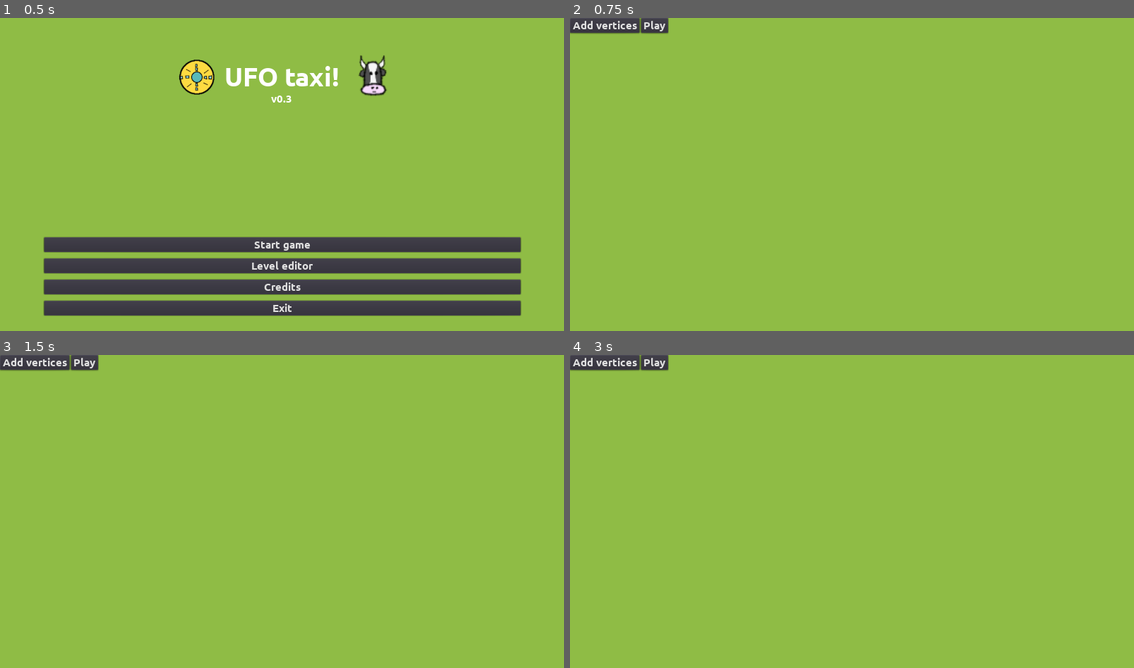
Above: before the commit, frames 1-4 (two rows, left to right).
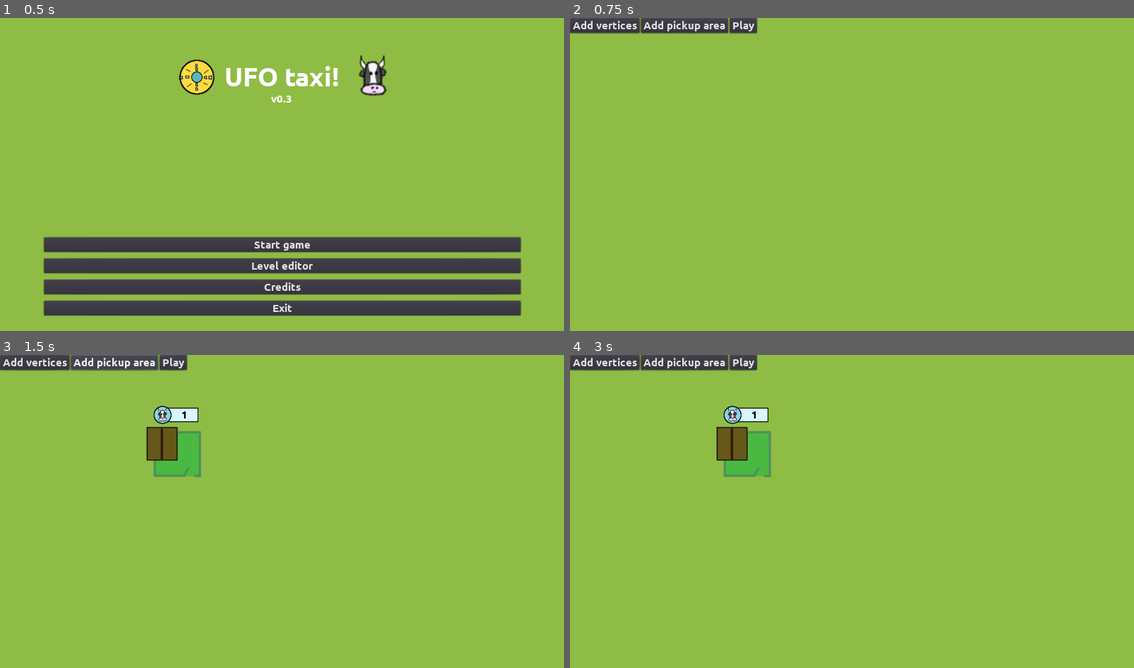
Above: after the commit, the same moments.

Repository: moisesjbc/ufo-taxi
Game: Godot game, scene res://menus/main_menu/main_menu.tscn
The game is run twice, just before and just after one commit, with the same random seed, the same clock (stepped at 60 frames per second) and the same inputs.
Inputs (mouse positions are in pixels of both pictures, inside the frame that each line leads up to):
- Up to frame 1 (0.5 s): no input
- Up to frame 2 (0.75 s): click "Level editor" at 0.5 s
- Up to frame 3 (1.5 s): click (112, 361) at 1.25 s, where only the run after the commit has a clickable "Add pickup area"
- Up to frame 4 (3 s): click "Play" at 2 s; click "Return to level editor" at 2.75 s

Frame 1 is identical in both runs. In frame 2, 0.9% of the frame differs, in the area x 13-34%, y 0-6%; in frame 3, 2.7%, in the area x 12-36%, y 0-39%; in frame 4, 2.7%.
Error in both runs: Invalid get index '0' (on base: 'Array'). (res://gameplay/player/player.gd:20)

Commit message:
Added button to level editor for adding pickup areas

Diff:
--- a/godot-project/level_editor/main/level_editor.tscn
+++ b/godot-project/level_editor/main/level_editor.tscn
@@ -34,9 +34,15 @@
 margin_bottom = 34.0
 text = "Clear vertices"
 
+[node name="add_pickup_area_button" type="Button" parent="state_machine/idle/tools_container"]
+margin_left = 338.0
+margin_right = 536.0
+margin_bottom = 34.0
+text = "Add pickup area"
+
 [node name="play_button" type="Button" parent="state_machine/idle/tools_container"]
-margin_left = 338.0
-margin_right = 399.0
+margin_left = 540.0
+margin_right = 601.0
 margin_bottom = 34.0
 text = "Play"
 
@@ -53,7 +59,10 @@
 }
 
 [node name="path" parent="." instance=ExtResource( 6 )]
+
+[node name="pickup_areas_container" type="Node2D" parent="."]
 [connection signal="pressed" from="state_machine/idle/tools_container/add_vertices_button" to="state_machine/idle" method="_on_add_vertices_button_pressed"]
 [connection signal="pressed" from="state_machine/idle/tools_container/clear_vertices_button" to="state_machine/idle" method="_on_clear_vertices_button_pressed"]
+[connection signal="pressed" from="state_machine/idle/tools_container/add_pickup_area_button" to="state_machine/idle" method="_on_add_pickup_area_button_pressed"]
 [connection signal="pressed" from="state_machine/idle/tools_container/play_button" to="state_machine/idle" method="_on_play_button_pressed"]
 [connection signal="pressed" from="state_machine/add_vertices/add_vertices_exit_button" to="state_machine/add_vertices" method="_on_add_vertices_exit_button_pressed"]
--- a/godot-project/level_editor/main/state_machine/idle.gd
+++ b/godot-project/level_editor/main/state_machine/idle.gd
@@ -2,6 +2,7 @@
 
 var state_machine = null
 var level_editor = null
+var pickup_area_scene = preload('res://gameplay//pickup_area/pickup_area.tscn')
 
 func start():
 	$tools_container.visible = true
@@ -20,6 +21,15 @@
 
 func _on_clear_vertices_button_pressed():
 	level_editor.get_node('path').remove_all_nodes()
+
+
+func _on_add_pickup_area_button_pressed():
+	var pickup_area = pickup_area_scene.instance()
+	level_editor.get_node('pickup_areas_container').add_child(pickup_area)
+	pickup_area.global_position = Vector2(OS.window_size.x / 2.0, OS.window_size.y / 2.0)
+
+	# Set every pickup_area on a different "layer" so we can select always one maximum.
+	pickup_area.z_index = level_editor.get_node('pickup_areas_container').get_children().size()
 
 
 func _on_play_button_pressed():
